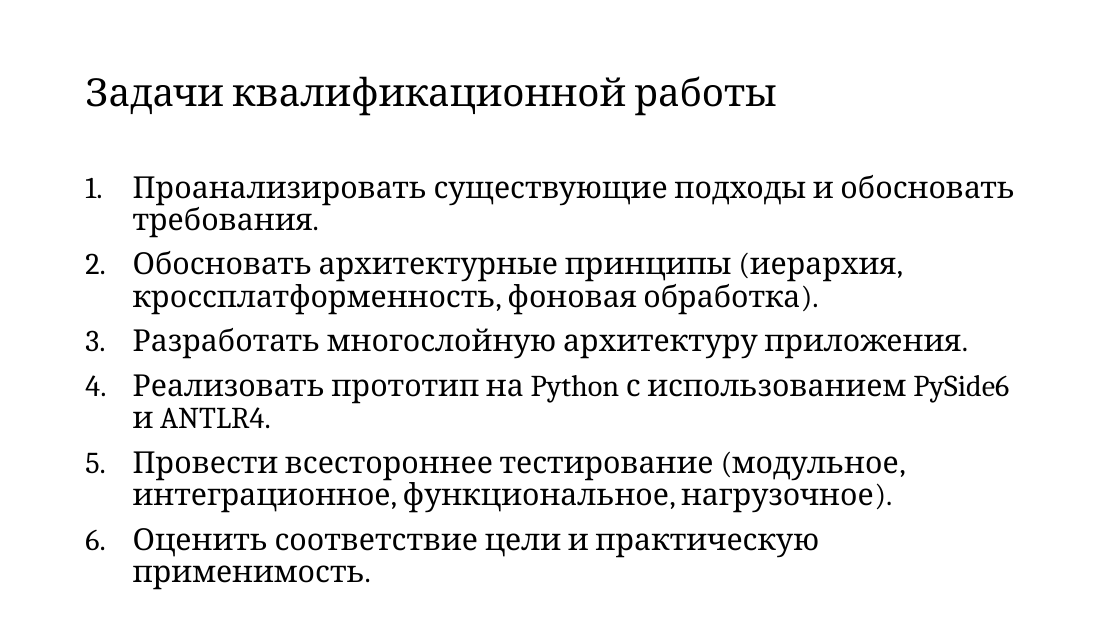
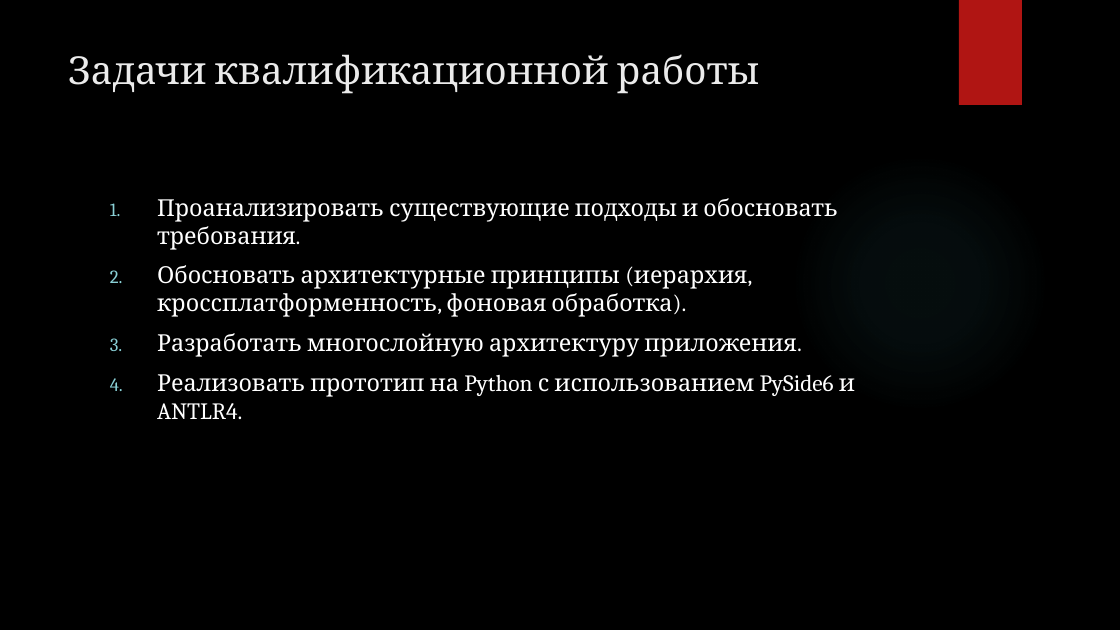
Before and after one commit to Ratilife/cheat_sheet5, a slide deck: slide 4 of docs/Диплом/Оригинал/Презинтация диплома.pptx. Drawn at 1120x630 pixels with LibreOffice and Linux fonts; fonts in the diff are those of the drawing; background and template pictures are left out. Boxes give left, top, right and bottom in pixels: in the first picture for what was removed or moved away, otherwise in the second. Text is boxed around its words. In the diff, an @@ line names an element or a change of style, - is before the commit and + after.

Commit message:
Подготовка дипломной работы

```diff
--- a/docs/Диплом/Оригинал/Презинтация диплома.pptx
+++ b/docs/Диплом/Оригинал/Презинтация диплома.pptx
@@ background #FFFFFF to picture (left out) @@
@@ rectangle added at (959, 0, 1022, 105), fill #B01513 @@
@@ title "Задачи квалификационной работы": place and size @@
-title "Задачи квалификационной работы" at (85, 76, 777, 116)
+title "Задачи квалификационной работы" at (68, 54, 759, 94)
@@ title "Задачи квалификационной работы" at (68, 54, 759, 94): text colour #000000 to #EBEBEB; line spacing 0.9 to 1; vertical alignment middle to top @@
@@ ellipse added at (791, 154, 1049, 413), fill gradient #50B9C1 @@
@@ text "Проанализировать существующие подходы и обосновать ...": place and size @@
-text "Проанализировать существующие подходы и обосновать ..." at (133, 175, 1014, 590)
+text "Проанализировать существующие подходы и обосновать ..." at (157, 198, 855, 419)
@@ text "Проанализировать существующие подходы и обосновать ..." at (157, 198, 855, 419): size 25.9 to 20 pt, text colour #000000 to #FFFFFF; line spacing 0.9 to 1 @@
@@ text at (133, 451, 899, 590): paragraphs removed @@
-5. Провести всестороннее тестирование (модульное, интеграционное, функциональное, нагрузочное).
-6. Оценить соответствие цели и практическую применимость.
```
Also in this commit, not shown: 11 other slides changed, 6 slides added, 1 slide removed, 2 other files.
